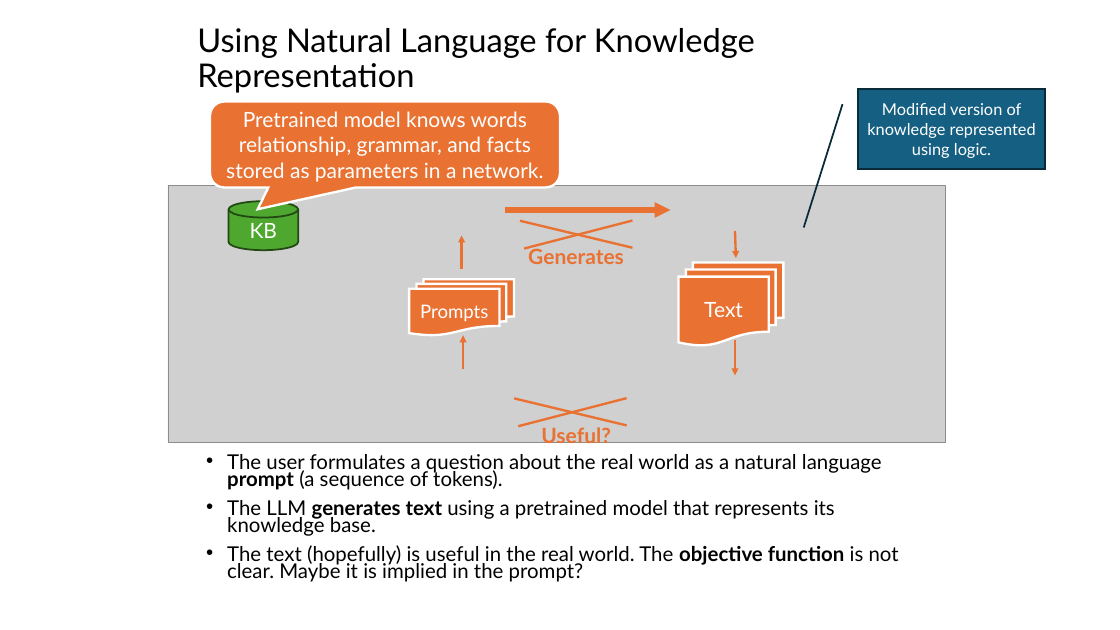
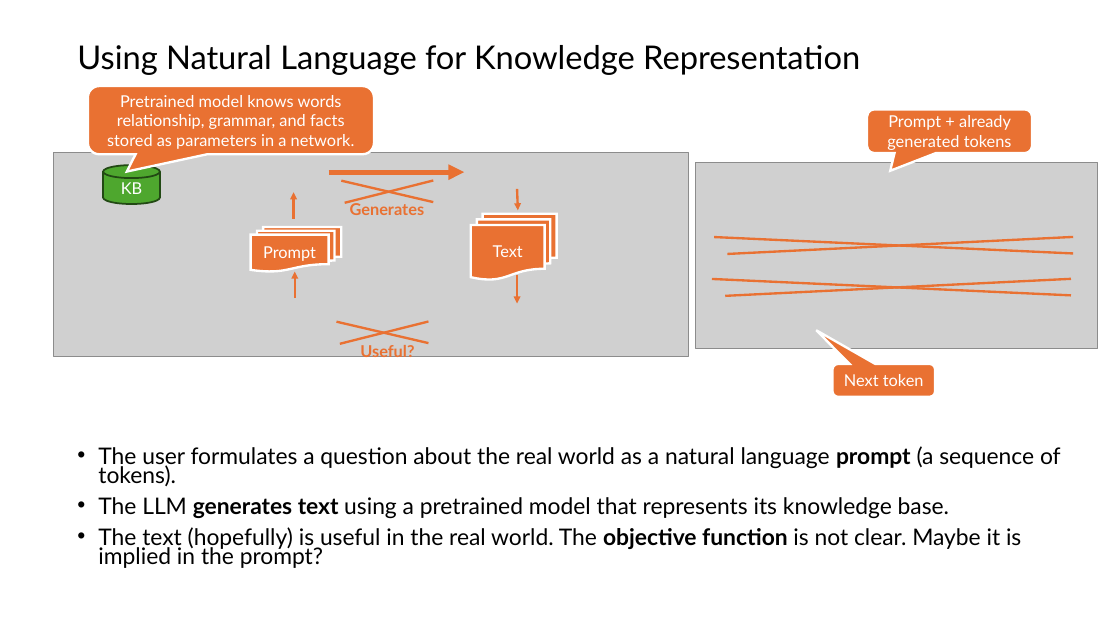
Before and after one commit to mhahsler/Introduction_to_Artificial_Intelligence, a slide deck: slide 3 of slides/discussion/07_LLM_discussion.pptx (slide 5 before the commit). Drawn at 1120x630 pixels with LibreOffice and Linux fonts; fonts in the diff are those of the drawing; grey boxes stand for pictures. Boxes give left, top, right and bottom in pixels: in the first picture for what was removed or moved away, otherwise in the second. Text is boxed around its words. In the diff, an @@ line names an element or a change of style, - is before the commit and + after.

```diff
--- a/slides/discussion/07_LLM_discussion.pptx
+++ b/slides/discussion/07_LLM_discussion.pptx
@@ title "Using Natural Language for Knowledge ..." rewrapped from (x1=197, y1=28, x2=755, y2=93) to (x1=77, y1=45, x2=860, y2=75) @@
@@ rounded speech box "Pretrained model knows words relationship, ..." resized from (x1=210, y1=102, x2=560, y2=187) to (x1=88, y1=86, x2=375, y2=154) @@
@@ border callout removed at (x1=859, y1=89, x2=1046, y2=169) @@
-Modified version of knowledge represented using logic.
@@ picture resized from (x1=168, y1=186, x2=945, y2=442) to (x1=54, y1=153, x2=689, y2=356) @@
@@ cylinder "KB" resized from (x1=229, y1=202, x2=298, y2=250) to (x1=103, y1=166, x2=160, y2=204) @@
@@ arrow moved from (505, 210) - (670, 210) to (329, 172) - (465, 172) @@
@@ arrow moved from (462, 269) - (462, 235) to (293, 219) - (293, 192) @@
@@ text "Generates" moved from (x1=528, y1=246, x2=624, y2=264) to (x1=350, y1=202, x2=425, y2=215) @@
@@ line moved from (520, 221) - (633, 248) to (341, 181) - (434, 202) @@
@@ line moved from (524, 249) - (633, 221) to (344, 202) - (434, 181) @@
@@ arrow moved from (735, 231) - (736, 258) to (518, 189) - (518, 210) @@
@@ flow chart multidocument added at (x1=250, y1=227, x2=341, y2=271), fill #E97132, outline #FFFFFF 2 pt, 14 pt, text #FFFFFF @@
+Prompt
@@ flow chart multidocument "Text" resized from (x1=679, y1=263, x2=784, y2=346) to (x1=471, y1=214, x2=557, y2=280) @@
@@ arrow moved from (463, 369) - (463, 335) to (295, 298) - (295, 271) @@
@@ flow chart multidocument removed at (x1=409, y1=279, x2=514, y2=335) @@
-Prompts
@@ arrow moved from (735, 339) - (735, 376) to (518, 275) - (518, 303) @@
@@ line moved from (514, 398) - (627, 425) to (337, 322) - (429, 343) @@
@@ line moved from (518, 426) - (627, 398) to (340, 344) - (429, 322) @@
@@ size 18 to 14 pt in 5 elements at (x1=88, y1=86, x2=375, y2=154), (x1=103, y1=166, x2=160, y2=204), (x1=350, y1=202, x2=425, y2=215), (x1=471, y1=214, x2=557, y2=280), (x1=360, y1=345, x2=414, y2=362) @@
@@ text "Useful?" moved from (x1=541, y1=427, x2=611, y2=447) to (x1=360, y1=345, x2=414, y2=362) @@
@@ group added at (x1=696, y1=109, x2=1098, y2=397): 4 lines, 2 rounded speech boxes, 1 picture @@
+Prompt + already generated tokens
+Next token
@@ text "The user formulates a question ..." moved from (x1=227, y1=454, x2=899, y2=582) to (x1=98, y1=446, x2=1061, y2=568) @@
@@ text "The user formulates a question ..." at (x1=98, y1=446, x2=1061, y2=568): size 17.5 to 19.6 pt @@
```
Also in this commit, not shown: 2 other slides changed, 2 slides removed, 1 other file.
